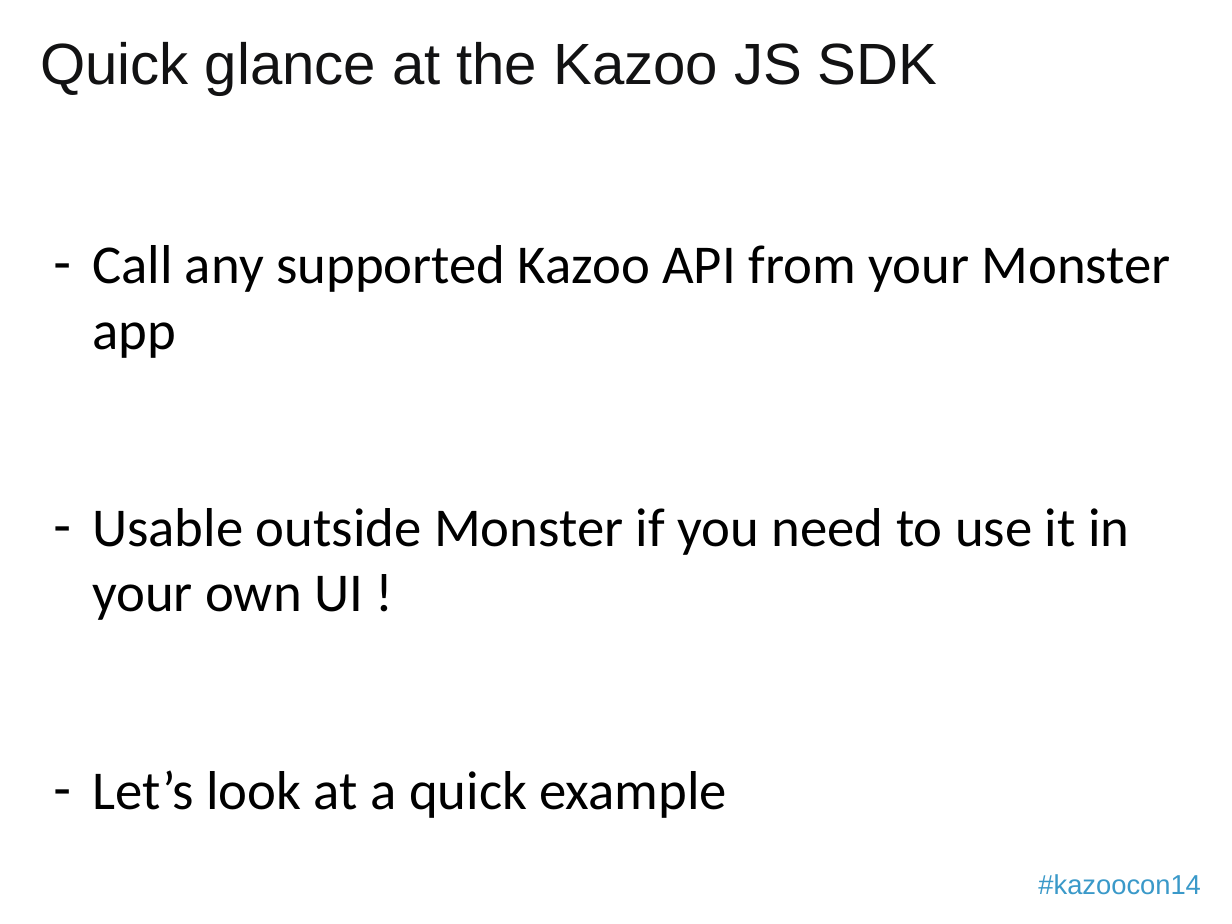
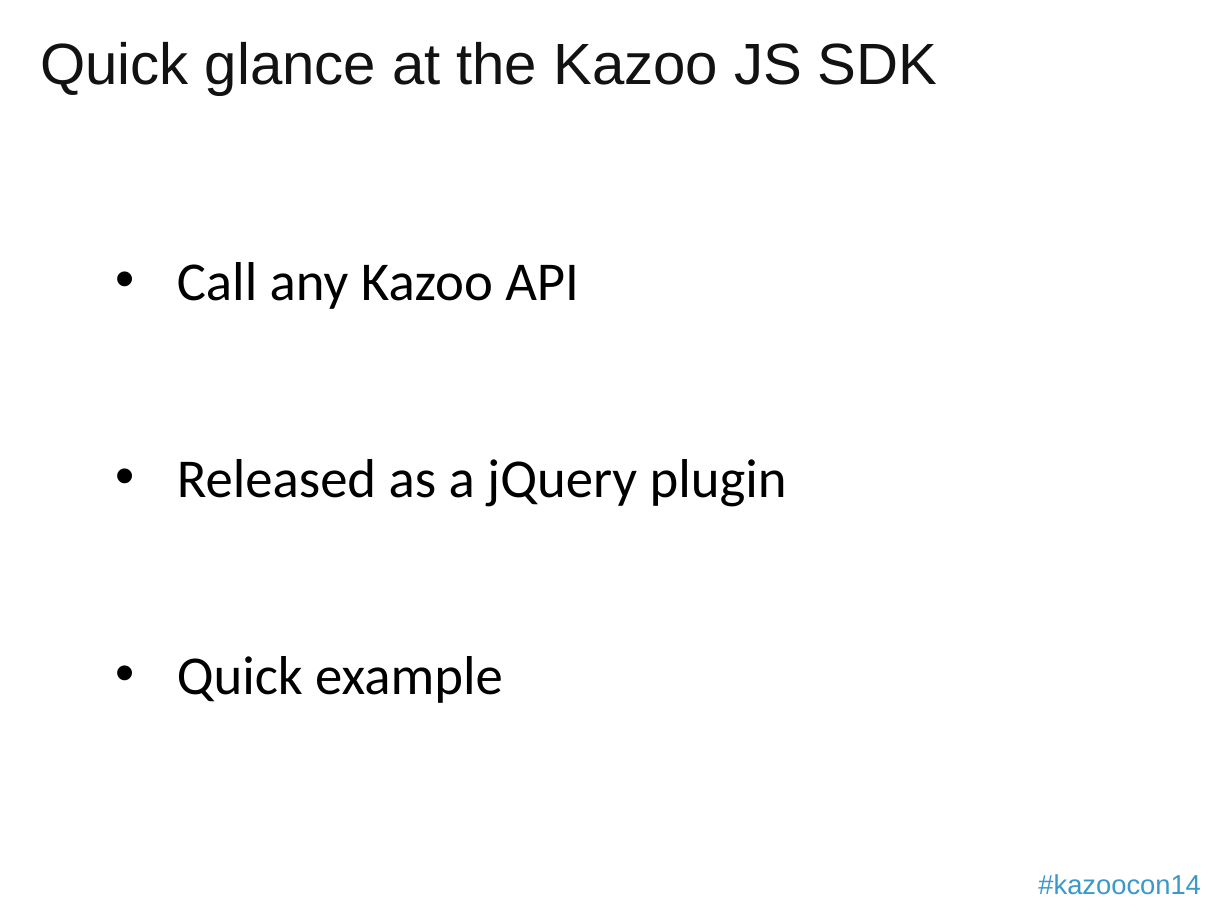
Before and after one commit to 2600hz/monster-ui, a slide deck: slide 17 of apps/demo_done/presentation.pptx. Drawn at 1232x924 pixels with LibreOffice and Linux fonts; fonts in the diff are those of the drawing; background and template pictures are left out. Boxes give left, top, right and bottom in pixels: in the first picture for what was removed or moved away, otherwise in the second. Text is boxed around its words. In the diff, an @@ line names an element or a change of style, - is before the commit and + after.

```diff
--- a/apps/demo_done/presentation.pptx
+++ b/apps/demo_done/presentation.pptx
@@ text at bbox=[177, 262, 787, 703]: text changed @@
-– Call any supported Kazoo API from your Monster app
-– Usable outside Monster if you need to use it in your own UI !
-– Let’s look at a quick example
+  • Call any Kazoo API
+  • Released as a jQuery plugin
+  • Quick example
```
Also in this commit, not shown: 10 other slides changed.
